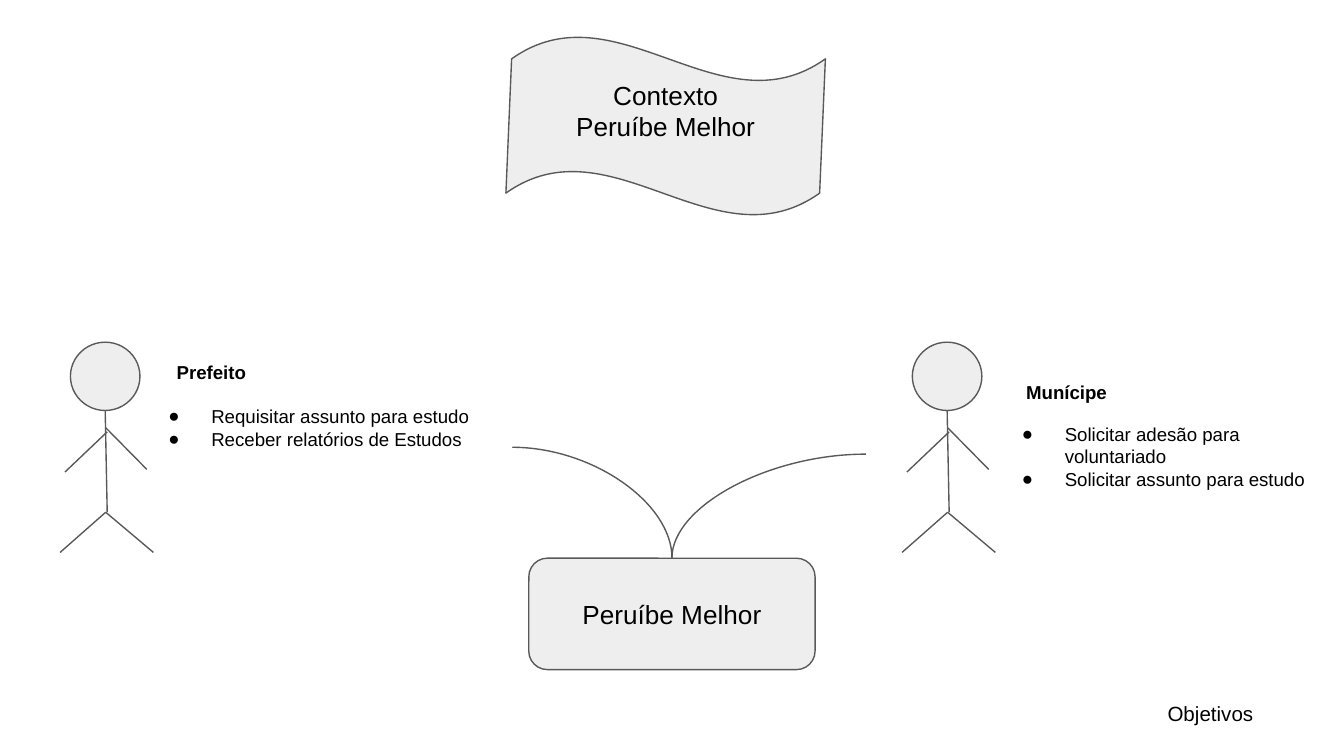
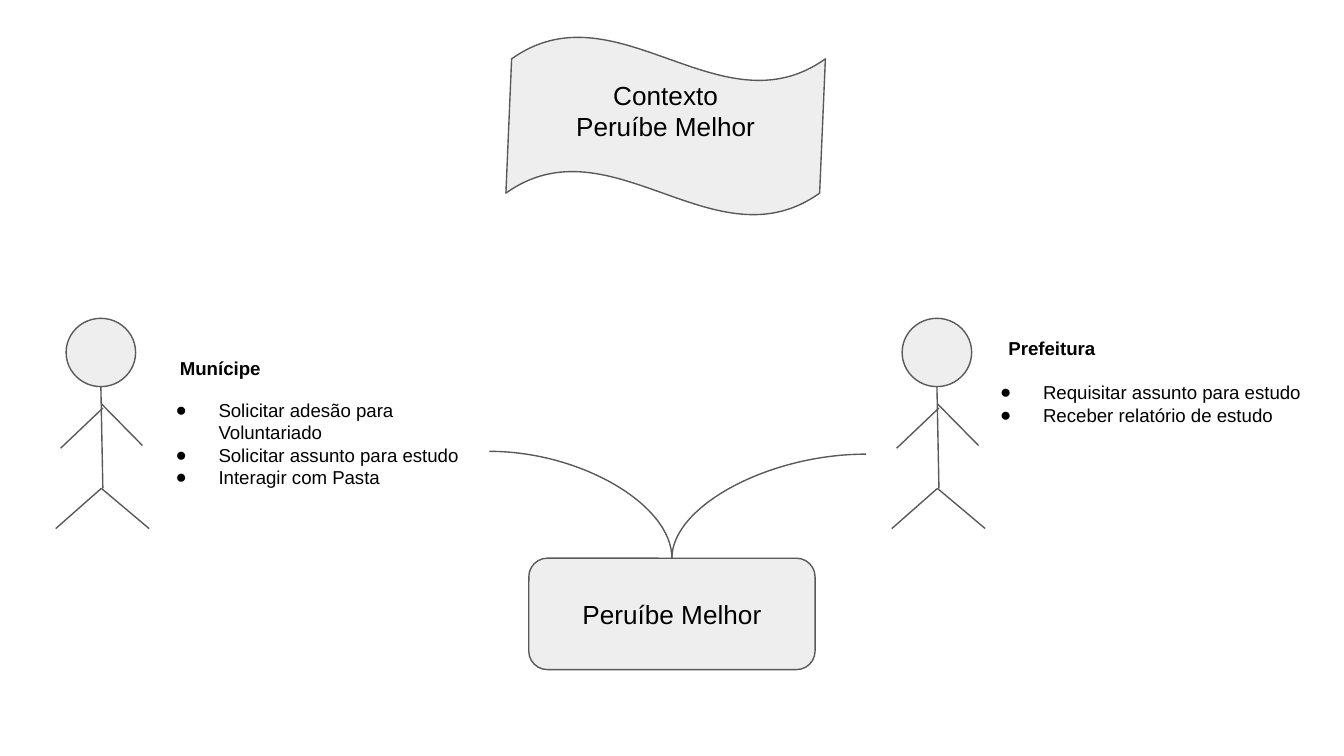
Before and after one commit to Archeros-Devs/Artefatos, a slide deck: slide 2 of 15 - Arquitetura de Negócio para cada Cenário.pptx. Drawn at 1344x756 pixels with LibreOffice and Linux fonts; fonts in the diff are those of the drawing. Boxes give left, top, right and bottom in pixels: in the first picture for what was removed or moved away, otherwise in the second. Text is boxed around its words. In the diff, an @@ line names an element or a change of style, - is before the commit and + after.

```diff
--- a/15 - Arquitetura de Negócio para cada Cenário.pptx
+++ b/15 - Arquitetura de Negócio para cada Cenário.pptx
@@ text added at <box>1008,341,1095,355</box>, 10 pt, text #000000, bold @@
+Prefeitura
@@ 3 lines, 1 text, 1 ellipse: place and size @@
-3 lines, 1 text, 1 ellipse at <box>902,343,1107,552</box>
+3 lines, 1 text, 1 ellipse at <box>55,319,261,528</box>
@@ text removed at <box>177,365,246,380</box> @@
-Prefeito
@@ 3 lines, 1 ellipse: place and size @@
-3 lines, 1 ellipse at <box>60,343,153,552</box>
+3 lines, 1 ellipse at <box>892,319,985,528</box>
@@ text at <box>1043,385,1301,423</box>: text changed @@
-● Solicitar adesão para voluntariado
-● Solicitar assunto para estudo
+● Requisitar assunto para estudo
+● Receber relatório de estudo
@@ line moved from (949, 431) - (907, 472) to (103, 409) - (60, 449) @@
@@ line moved from (948, 427) - (989, 469) to (102, 405) - (142, 445) @@
@@ text at <box>219,403,459,488</box>: text changed @@
-● Requisitar assunto para estudo
-● Receber relatórios de Estudos
+● Solicitar adesão para Voluntariado
+● Solicitar assunto para estudo
+● Interagir com Pasta
@@ line moved from (108, 431) - (65, 472) to (939, 409) - (896, 449) @@
@@ line moved from (106, 427) - (146, 469) to (938, 405) - (978, 445) @@
@@ curved line moved from (512, 448) - (672, 558) to (489, 452) - (672, 558) @@
@@ text removed at <box>1168,706,1254,726</box> @@
-Objetivos
```
Also in this commit, not shown: 4 other slides changed, 1 slide added, 23 other files.
